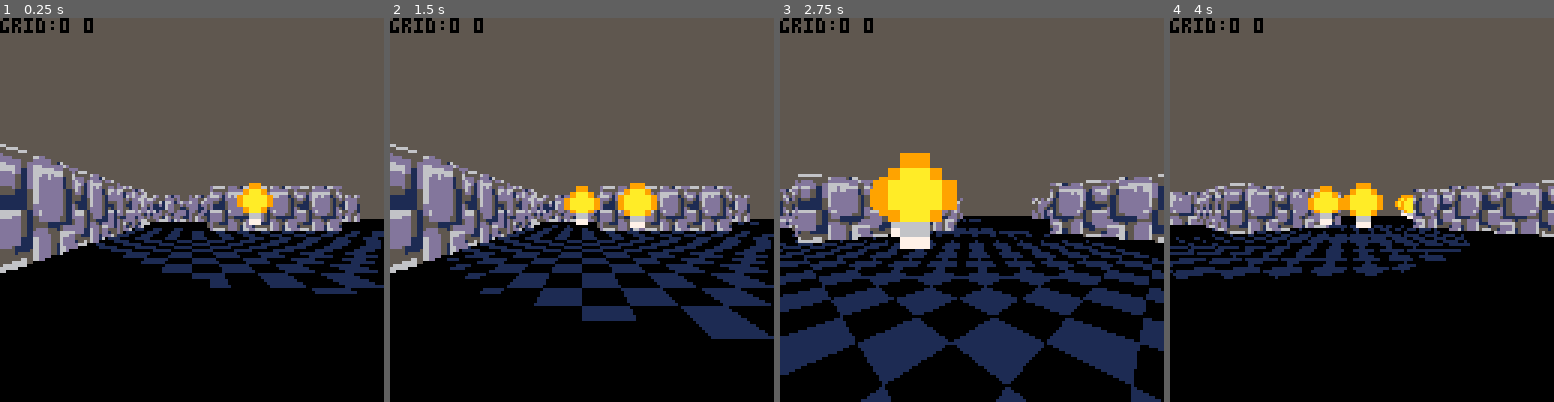
Above: before the commit, frames 1-4 (left to right).
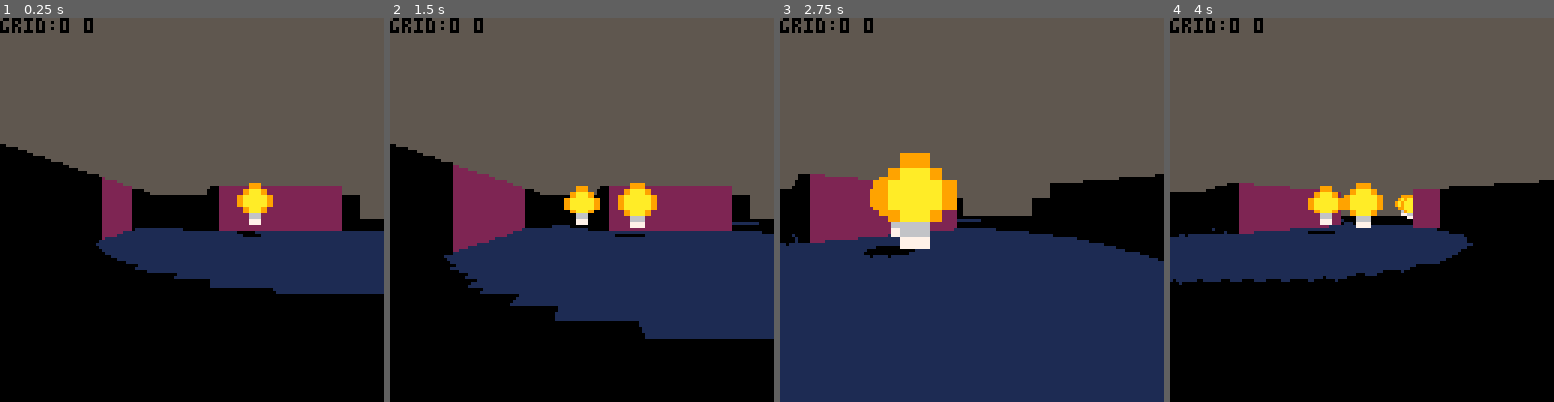
Above: after the commit, the same moments.

Repository: freds72/wolflightstein
Game: PICO-8 cartridge carts/wolf.p8
The game is run twice, just before and just after one commit, with the same random seed, the same clock (stepped at 60 frames per second) and the same inputs.
Inputs:
- Up to frame 1 (0.25 s): no input
- Up to frame 2 (1.5 s): tap X (X key) at 0.33, 1.07 s; tap O (Z key) at 0.7 s
- Up to frame 3 (2.75 s): hold Right 1.6-2.1 s; tap O (Z key) at 1.7, 2.1, 2.5 s; tap X (X key) at 1.85 s; hold Up 2.15-2.42 s; hold Right from 2.47 s (still down)
- Up to frame 4 (4 s): tap O (Z key) at 2.9, 3.3, 3.7 s; tap X (X key) at 2.97 s; release Right at 3.03 s; hold Left 3.08-3.58 s; hold Down 3.63-3.97 s

The runs differ from the first frame. In frame 1, 18% of the frame differs, in the area x 0-100%, y 32-72%; in frame 2, 22%; in frame 3, 32%, in the area x 0-100%, y 40-100%; in frame 4, 13%.

Commit message:
wall shading wip

Diff:
--- a/carts/main.lua
+++ b/carts/main.lua
@@ -306,17 +306,17 @@
 		else
 			disty+=ddy
 			mapy+=mapdy
-			side=2
+			side=v<0 and 2 or 4
 		end
 		local k=mapx|mapy<<5
 		if @(0x8000|k)==2 then
 			local len=0
-			if side!=2 then
+			if side<2 then
 				len=(mapx-posx+(1-mapdx)/2)/u
 			else
 				len=(mapy-posy+(1-mapdy)/2)/v
 			end
-			return true,mapx,mapy,side,len
+			return true,mapx,mapy,side,len,(mapx\16)+2*(mapy\16)
 		end
 		-- non solid visible tiles
 		if (mapx|mapy)&0xffe0==0 then
@@ -338,7 +338,7 @@
  --
 	local tiles={}
 	local zbuf={}
-	local do_later={}
+	local do_later=autoarray()
 	local cx,cy=unpack(cam.pos)
  for i=0,127 do
  	local angle=angles[i]
@@ -347,14 +347,13 @@
  	--[[
 		local hit,x1,y1,leftright=lineofsight(cam.pos[1],cam.pos[2],cam.pos[1]+10*u,cam.pos[2]+10*v,10)
 		]]
-		local hit,x1,y1,side,dist,tx=wallhit(cx,cy,u,v,tiles)
-
+		local hit,x1,y1,side,dist,tileid,tx=wallhit(cx,cy,u,v,tiles)
   --
  	if hit==true then
 			local h=dists[i]/dist
   	zbuf[i]=dist
   	local sx,mx=16,0
-  	if side!=2 then
+  	if side<2 then
    	tx=2*(v*dist+cy)
    	sx+=8
    	--mx+=2
@@ -368,8 +367,18 @@
    local dv=(2<<4)/h
    local err=flr(dy)-dy
    -- scale u by 16
-   add(do_later,function()
-		tline(i,dy,i,63.5+h/2,(mx+(tx%2))<<4,err*dv,0,dv)
+	 local walls=do_later[tileid]
+   add(walls,function(xshift,yshift)
+		--tline(i,dy,i,63.5+h/2,(mx+(tx%2))<<4,err*dv,0,dv)
+		--rect(x1*8,y1*8,x1*8+7,y1*8+7,2)
+		local pct,tx,ty=8*((tx/2)&0x0.ffff)
+		if(side==0) tx,ty=x1*8,y1*8+pct
+		if(side==1) tx,ty=x1*8+8,y1*8+pct
+		if(side==2) tx,ty=x1*8+pct,y1*8+8
+		if(side==4) tx,ty=x1*8+pct,y1*8
+		tx+=xshift
+		ty+=yshift
+		rectfill(i,dy,i,63.5+h/2,sget(tx,ty))
 		end)
   end
  end
@@ -447,20 +456,34 @@
 				end
 			end
 			poke(0x5f5e,0xff)
-			fillp(0x33cc.8)
-			rectfill(0,0,127,127,0xf0)
-			fillp()
+			-- todo: map to "kill" wall colors
+			--fillp(0x33cc.8)
+			--rectfill(0,0,127,127,0xf0)
+			--fillp()
 			poke(0x5f54,0x60,0x00)
 
 			poke4(0x5f38,0x0020.1010)
 			for i=1,15 do
 				pal(i,1)
 			end
-			pal(8,1)
 			palt(0,false)
+			-- draw including sprite 0
+			poke(0x5f36, 0x9)
 			mode7(verts,#verts,i+j)
+			poke(0x5f36, 0x1)
 			if(btn(5)) for i=1,10 do flip() end
 			--sspr(0,0,128,128,64*i,64*j,64,64)
+			pal()
+
+			--_map_display(0)
+			--poke4(0x5f38,0x001c.0202)
+			for i=1,15 do
+				pal(i,2)
+			end
+			for fn in all(do_later[grid_id]) do
+			 fn(-i*128,-j*128-1)
+			 if(btn(5)) flip()
+			end
 			pal()
 			_map_display(0)
 
@@ -478,13 +501,6 @@
 			]]
 		end
  	--pset(mx+i,j,6)
- end
-
- --reload()
- poke4(0x5f38,0x001c.0202)
- for fn in all(do_later) do
-  fn()
-	if(btn(5)) flip()
  end
 
  -- actors
@@ -566,6 +582,6 @@
 	 rectfill(x,y,r0,y)
 	end
 	camera()
-
+	circfill(x0+0.5,y0+0.5,r0/12,0)
 	clip()
  end
